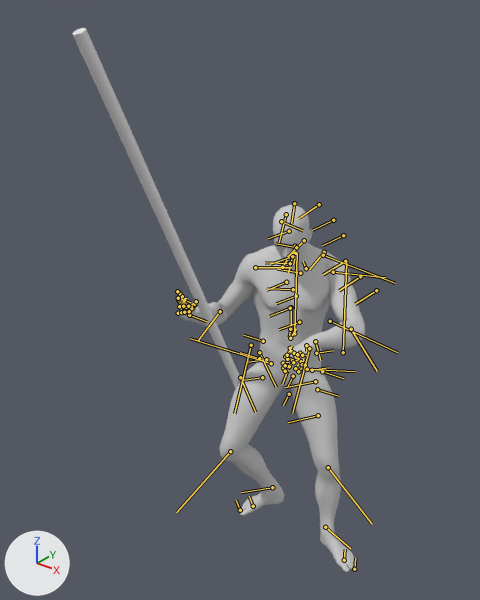
Two versions of the FBX model Character/Animation/Fbx/Idle/Anim_Weapon_8_R_TurnR90.FBX, one commit apart.
The view is the same before and after, from a camera (50 mm lens) standing at (1.54, -2.1, 2.62) and looking at (-0.02, -0.15, 1.41). Arrows for +X, +Y and +Z are at lower left; the lights stay in place. Both versions are drawn at frame 17 of the action 'Take 001'; the numbers are the values there. The bones that bend it are drawn over the model as lines.

Objects in the first picture: 'Cylinder002', 'Male_Body', 'Male_Foot', 'Male_Hand', 'Male_Head', 'Male_Leg'.
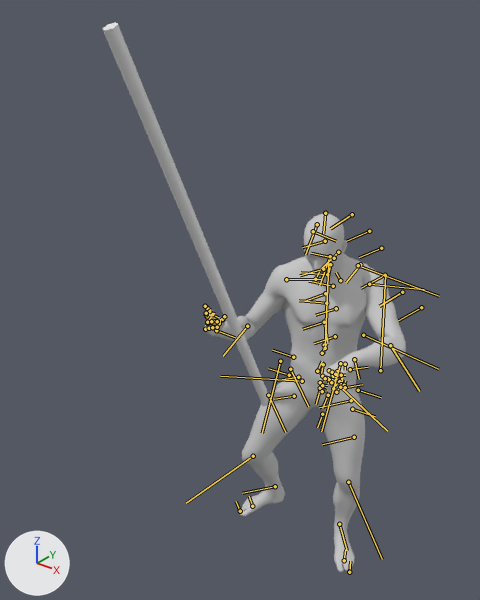
ob_point_take_r is not drawn itself; it is the parent of ob_cylinder002.

Where the change shows, as pixel boxes [x1, y1, x2, y2] in the pictures (480 x 600 px):
'Male_Body', posed (9% wider, 6% taller): before [195, 245, 365, 359]; after [221, 256, 406, 377]
'Male_Leg', posed (9% shorter): before [219, 347, 341, 525]; after [242, 364, 365, 525]
'Cylinder002', posed (6% taller): before [72, 28, 241, 389]; after [103, 22, 269, 406]
'Male_Head', posed (6% wider, 7% taller): before [271, 205, 319, 306]; after [304, 213, 355, 321]
'Male_Hand', posed (9% wider, 9% taller): before [177, 291, 327, 372]; after [204, 305, 367, 393]
'Male_Foot', posed: before [240, 480, 355, 572]; after [241, 481, 355, 572]
bone 'Bip001 Head', root to tip: before (295, 246) to (288, 272); after (330, 256) to (319, 285)
bone 'Bip001 R Thigh', root to tip: before (271, 363) to (190, 338); after (302, 381) to (220, 376)
bone 'Bip001 R Calf', root to tip: before (230, 451) to (176, 512); after (253, 456) to (186, 503)
bone 'Bip001 R Foot', root to tip: before (272, 487) to (241, 492); after (275, 486) to (242, 493)
bone 'Bip001 L Thigh', root to tip: before (307, 369) to (355, 371); after (340, 387) to (387, 431)
bone 'Bip001 L Calf', root to tip: before (328, 467) to (372, 524); after (348, 482) to (382, 559)
bone 'Bip001 L Foot', root to tip: before (325, 527) to (350, 548); after (339, 524) to (347, 550)

What the commit changed:
Object 'Bip001' (bone_rig_object) moves from (-8.587, 18.907, 92.449) to (14.959, 21.795, 95.11).
Bone 'Bip001 Head' (bone_bip001_head) turns from (2, 6, -7) to (-6, 12, -7) degrees about its own x, y and z.
Bone 'Bip001 R Thigh' (bone_bip001_r_thigh) turns from (40, -8, 28) to (36, -17, 12) degrees about its own x, y and z.
Bone 'Bip001 R Calf' (bone_bip001_r_calf) turns from (0, 0, -64) to (0, 0, -49) degrees about its own x, y and z.
Bone 'Bip001 R Foot' (bone_bip001_r_foot) turns from (16, 2, 14) to (2, 14, 4) degrees about its own x, y and z.
Bone 'Bip001 L Thigh' (bone_bip001_l_thigh) turns from (-27, 10, 27) to (-20, 2, 12) degrees about its own x, y and z.
Bone 'Bip001 L Calf' (bone_bip001_l_calf) turns from (0, 0, -27) to (0, 0, -25) degrees about its own x, y and z.
Bone 'Bip001 L Foot' (bone_bip001_l_foot) turns from (5, 7, -4) to (30, 0, 10) degrees about its own x, y and z.
Bone 'Bip001 L Toe0' (bone_bip001_l_toe0) turns from (0, 0, 0) to (0, 8, 0) degrees about its own x, y and z.
